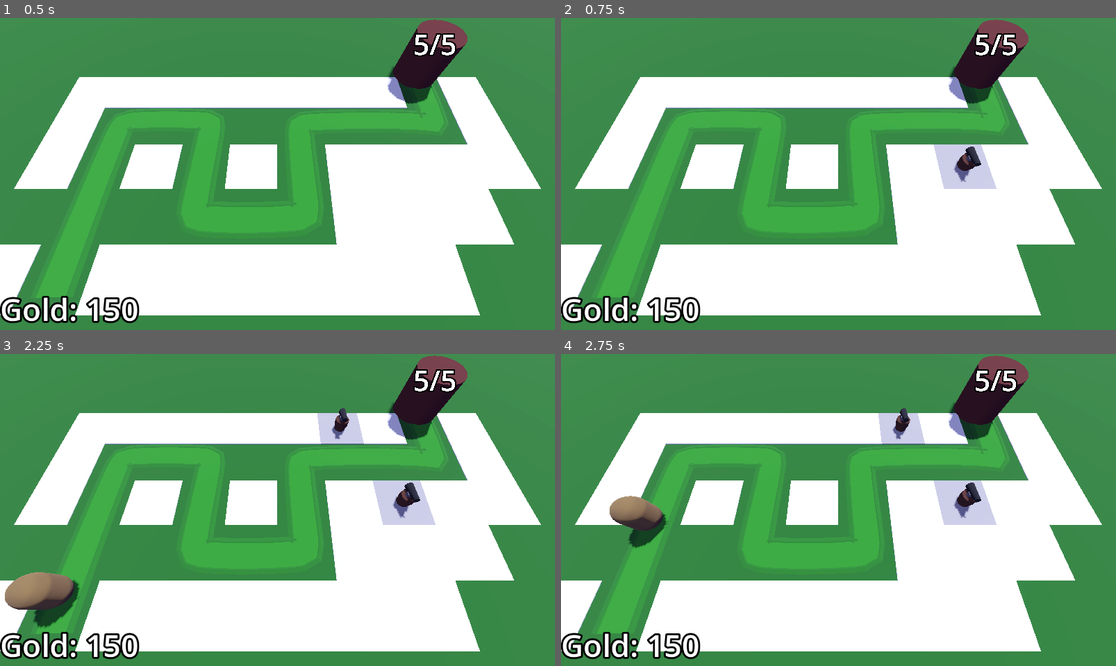
Above: before the commit, frames 1-4 (two rows, left to right).
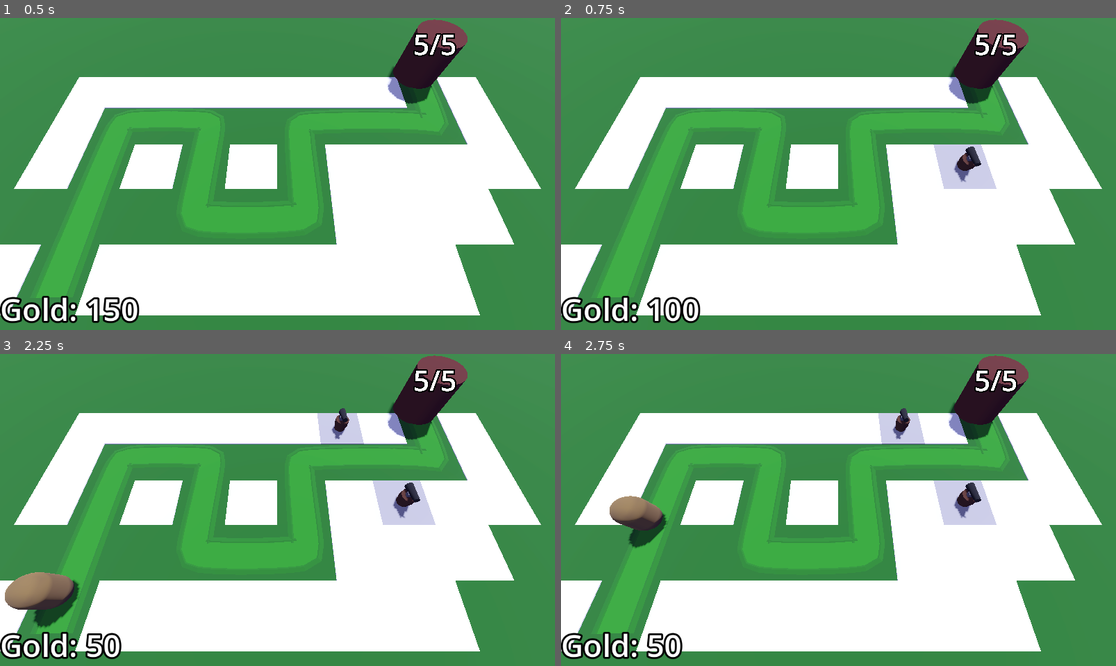
Above: after the commit, the same moments.

Repository: fbcs-hailey/Barbarian_blaster2
Game: Godot game, scene res://Base/base.tscn
Same seed, same stepped clock (60 frames per second), same inputs: the game is played once before the commit and once after it.
Inputs (mouse positions are in pixels of both pictures, inside the frame that each line leads up to):
- Up to frame 1 (0.5 s): no input
- Up to frame 2 (0.75 s): tap Enter at 0.5 s; move the mouse to (960, 158) at 0.52 s; click (960, 158) at 0.6 s
- Up to frame 3 (2.25 s): tap Space at 1.25 s; move the mouse to (166, 525) at 1.27 s; click (166, 525) at 1.35 s; tap Enter at 2 s; move the mouse to (333, 441) at 2.02 s; click (333, 441) at 2.1 s
- Up to frame 4 (2.75 s): no input

Frame 1 is identical in both runs. In frame 2, 0.1% of the frame differs, in the area x 18-22%, y 89-98%; in frame 3, 0.5%, in the area x 15-26%, y 89-98%; in frame 4, 0.5%.

Commit message:
add bank

Diff:
--- a/Base/bank.gd
+++ b/Base/bank.gd
@@ -1,5 +1,5 @@
 extends MarginContainer
-
+class_name Bank
 @export var starting_gold:=150
 @onready var label: Label = $Label
 
--- a/Base/base.tscn
+++ b/Base/base.tscn
@@ -137,7 +137,7 @@
 enemy_path = NodePath("../EnemyPath")
 turret = ExtResource("6_77ap6")
 
-[node name="Bank" type="MarginContainer" parent="."]
+[node name="Bank" type="MarginContainer" parent="." groups=["bank"]]
 anchors_preset = 15
 anchor_right = 1.0
 anchor_bottom = 1.0
--- a/Enemy/enemy.gd
+++ b/Enemy/enemy.gd
@@ -6,6 +6,8 @@
 @onready var home : Home =get_tree().get_first_node_in_group('home')
 @export var max_health:int=50
 @onready var animation_player: AnimationPlayer = $AnimationPlayer
+@export var pay=25
+@onready var bank: Bank = $Bank
 
 var health:int:
 	set(new_health):
@@ -13,6 +15,7 @@
 			animation_player.play("TakeDamage")
 		health=new_health
 		if health<1:
+			bank.gold+=pay
 			queue_free()
 
 # Called when the node enters the scene tree for the first time.
@@ -25,4 +28,5 @@
 	progress+=delta*speed
 	if progress_ratio==1.0:
 		home.take_damage()
+
 		queue_free()
--- a/RayPickerCamera/ray_picker_camera.gd
+++ b/RayPickerCamera/ray_picker_camera.gd
@@ -1,16 +1,22 @@
 extends Camera3D
+
 @export var gridmap:GridMap
 @export var turret_manager:TurretManager
 @onready var ray_cast_3d: RayCast3D = $RayCast3D
+@export_enum('easy','medium','hard') var diffilculty:='easy'
+@onready var bank :=get_tree().get_first_node_in_group('bank')
+var tower_dict={'easy':50,'medium':100,'hard':150}
+var tower_cost:int
+
+func _ready() -> void:
+	tower_cost=tower_dict[diffilculty]
 
 func _process(delta: float) -> void:
 	var mouse_position:Vector2=get_viewport().get_mouse_position()
 	ray_cast_3d.target_position=project_local_ray_normal(mouse_position)*100.0
-	#update the raycast 3d immediately
 	ray_cast_3d.force_raycast_update()
 
-
-	if ray_cast_3d.is_colliding():
+	if ray_cast_3d.is_colliding() and bank.gold>=tower_cost:
 		var collider=ray_cast_3d.get_collider()
 		if collider is GridMap:
 			var collision_point=ray_cast_3d.get_collision_point()
@@ -21,6 +27,7 @@
 					gridmap.set_cell_item(cell,1)
 					var tile_pos=gridmap.map_to_local(cell)
 					turret_manager.build_turret(tile_pos)
+					bank.gold-=tower_cost
 			else:
 				Input.set_default_cursor_shape(Input.CURSOR_ARROW)
 	else:
--- a/Turret/projectile.gd
+++ b/Turret/projectile.gd
@@ -7,7 +7,6 @@
 	position+=direction*speed*delta
 
 
-
 func _on_timer_timeout() -> void:
 	queue_free()
 
--- a/project.godot
+++ b/project.godot
@@ -19,6 +19,7 @@
 
 home=""
 enemy_area=""
+bank=""
 
 [input]
 
